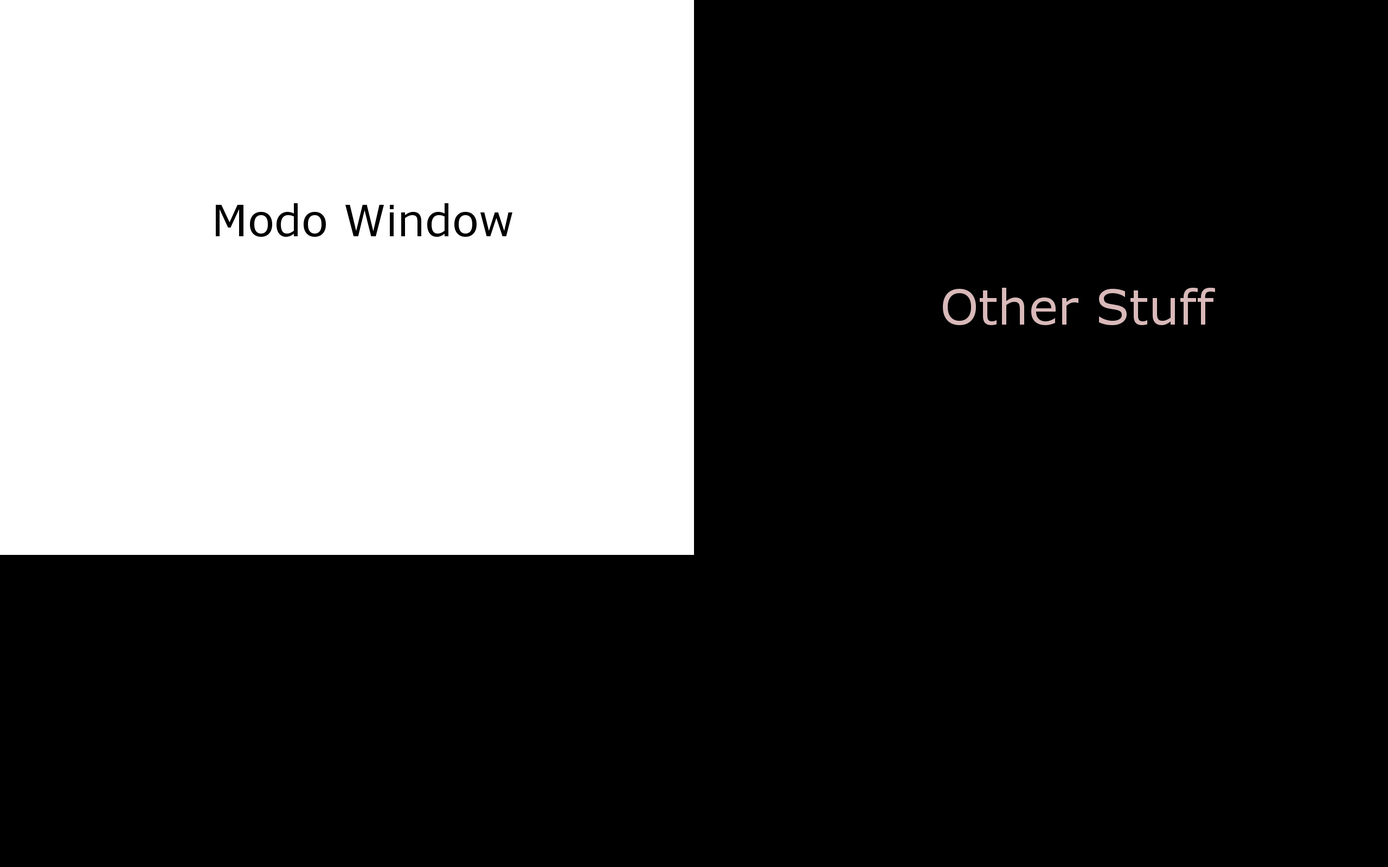
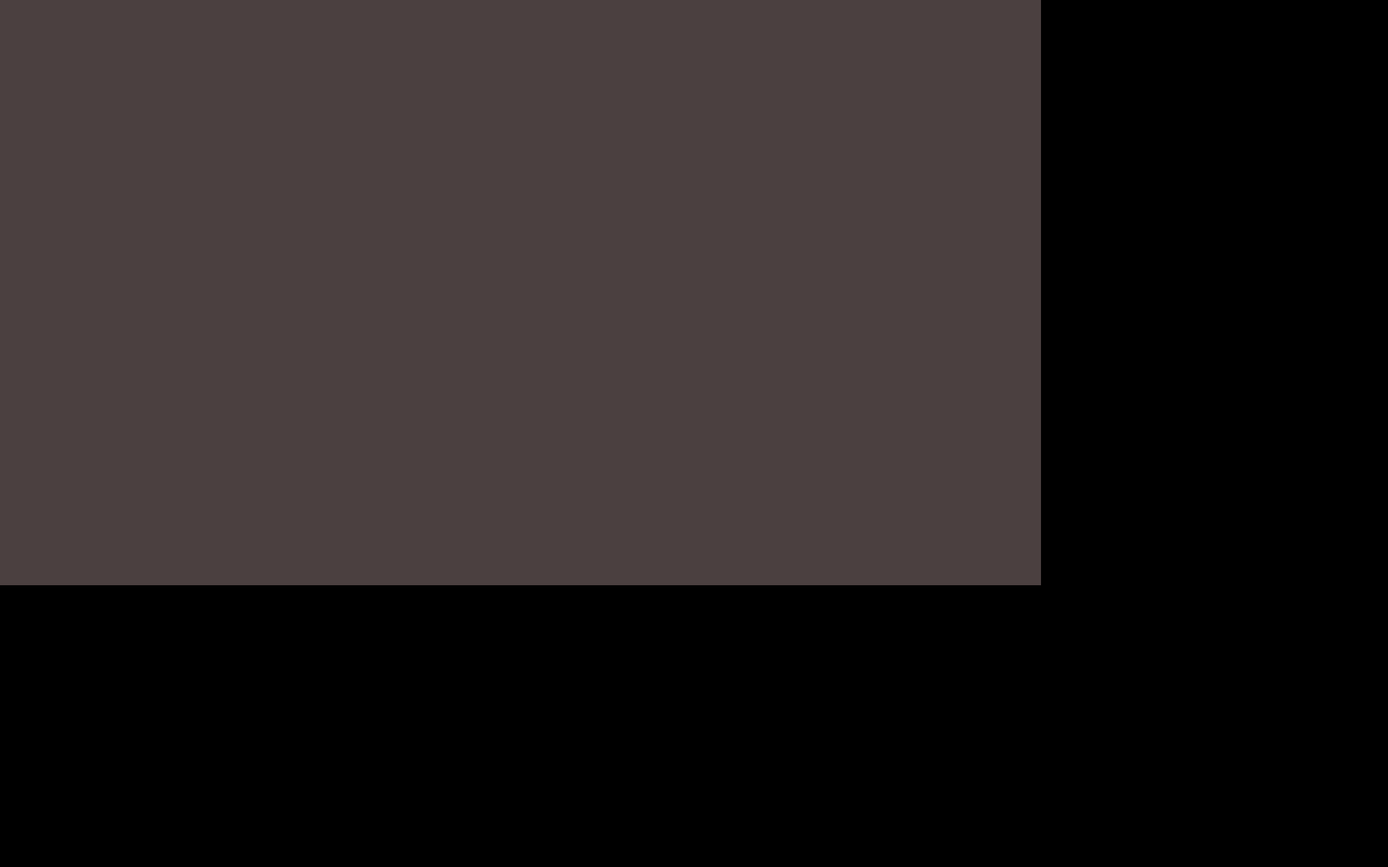
The second (1388, 867) image is a revision of the first. Changes to its layers:
renamed "Other Stuff" to (unnamed layer), painted on it over [942, 287, 1215, 326]
renamed "Modo Window" to "Window", painted on it over [215, 203, 513, 237]
painted on "modo" over [0, 0, 1041, 586]
